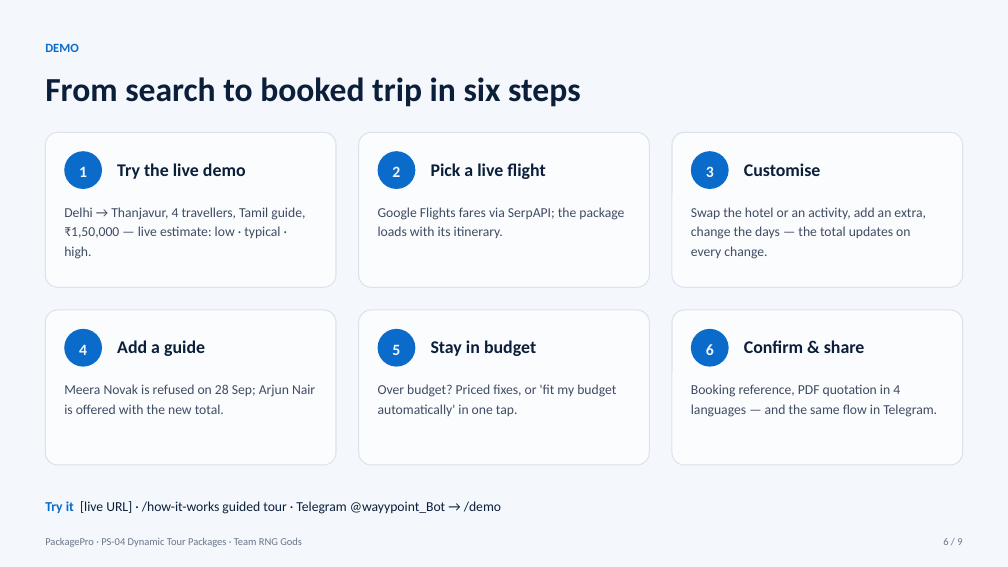
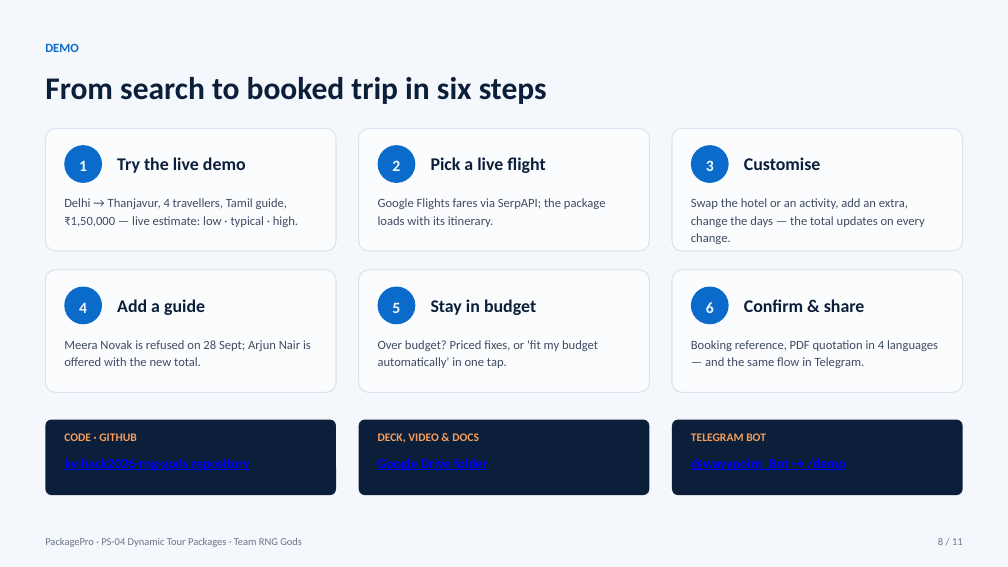
Before and after one commit to siddhartha0132/packagepro-best, a slide deck: slide 8 of docs/pitch/PackagePro-PS04.pptx (slide 6 before the commit). Drawn at 1008x567 pixels with LibreOffice and Linux fonts; fonts in the diff are those of the drawing. Boxes give left, top, right and bottom in pixels: in the first picture for what was removed or moved away, otherwise in the second. Text is boxed around its words. In the diff, an @@ line names an element or a change of style, - is before the commit and + after.

Commit message:
Pitch deck v2: 11 slides with real app screenshots (guide refusal, swaps, recommendations, budget fixes), Drive/GitHub/Telegram links

```diff
--- a/docs/pitch/PackagePro-PS04.pptx
+++ b/docs/pitch/PackagePro-PS04.pptx
@@ text "From search to booked trip ..." at (45, 77, 547, 104): size 32 to 30 pt @@
@@ rounded rectangle: place and size @@
-rounded rectangle at (45, 132, 336, 287)
+rounded rectangle at (45, 129, 336, 251)
@@ rounded rectangle: place and size @@
-rounded rectangle at (358, 132, 649, 287)
+rounded rectangle at (358, 129, 649, 251)
@@ rounded rectangle: place and size @@
-rounded rectangle at (672, 132, 963, 287)
+rounded rectangle at (672, 129, 963, 251)
@@ 6 texts, 3 ellipses: place and size @@
-6 texts, 3 ellipses at (64, 151, 821, 189)
+6 texts, 3 ellipses at (64, 145, 821, 183)
@@ text "Delhi → Thanjavur, 4 travellers, ...": place and size @@
-text "Delhi → Thanjavur, 4 travellers, ..." at (64, 207, 305, 259)
+text "Delhi → Thanjavur, 4 travellers, ..." at (64, 198, 298, 227)
@@ text "Google Flights fares via SerpAPI; ...": place and size @@
-text "Google Flights fares via SerpAPI; ..." at (378, 207, 624, 238)
+text "Google Flights fares via SerpAPI; ..." at (378, 198, 606, 227)
@@ text "Swap the hotel or an ...": place and size @@
-text "Swap the hotel or an ..." at (691, 207, 925, 259)
+text "Swap the hotel or an ..." at (691, 198, 925, 244)
@@ rounded rectangle: place and size @@
-rounded rectangle at (45, 310, 336, 465)
+rounded rectangle at (45, 270, 336, 392)
@@ rounded rectangle: place and size @@
-rounded rectangle at (358, 310, 649, 465)
+rounded rectangle at (358, 270, 649, 392)
@@ rounded rectangle: place and size @@
-rounded rectangle at (672, 310, 963, 465)
+rounded rectangle at (672, 270, 963, 392)
@@ 6 texts, 3 ellipses: place and size @@
-6 texts, 3 ellipses at (64, 329, 865, 367)
+6 texts, 3 ellipses at (64, 287, 865, 324)
@@ text at (64, 340, 311, 366): text changed; size 13 to 12 pt @@
-Meera Novak is refused on 28 Sep; Arjun Nair is offered with the new total.
+Meera Novak is refused on 28 Sept; Arjun Nair is offered with the new total.
@@ text "Over budget? Priced fixes, or ...": place and size @@
-text "Over budget? Priced fixes, or ..." at (378, 384, 616, 416)
+text "Over budget? Priced fixes, or ..." at (378, 340, 598, 368)
@@ size 13 to 12 pt; line spacing 1.2 to 1.15 in 5 elements at (64, 198, 298, 227), (378, 198, 606, 227), (691, 198, 925, 244), (378, 340, 598, 368), (691, 340, 938, 368) @@
@@ text "Booking reference, PDF quotation in ...": place and size @@
-text "Booking reference, PDF quotation in ..." at (691, 384, 937, 417)
+text "Booking reference, PDF quotation in ..." at (691, 340, 938, 368)
@@ rounded rectangle added at (45, 420, 336, 495), fill #0B1F3A @@
@@ text added at (64, 433, 137, 441), 11 pt, text #F59E5B, bold @@
+CODE · GITHUB
@@ rounded rectangle added at (358, 420, 649, 495), fill #0B1F3A @@
@@ text added at (378, 433, 479, 443), 11 pt, text #F59E5B, bold @@
+DECK, VIDEO & DOCS
@@ rounded rectangle added at (672, 420, 963, 495), fill #0B1F3A @@
@@ text added at (691, 433, 766, 441), 11 pt, text #F59E5B, bold @@
+TELEGRAM BOT
@@ text added at (64, 458, 249, 471), 13 pt, text #0000FF, bold, underline @@
+kv-hack2026-rng-gods repository
@@ text added at (378, 458, 488, 471), 13 pt, text #0000FF, bold, underline @@
+Google Drive folder
@@ text added at (691, 458, 845, 470), 13 pt, text #0000FF, bold, underline @@
+@wayypoint_Bot → /demo
@@ text removed at (45, 501, 501, 514) @@
-Try it [live URL] · /how-it-works guided tour · Telegram @wayypoint_Bot → /demo
@@ text at (938, 538, 963, 545): text changed @@
-6 / 9
+8 / 11
```
Also in this commit, not shown: 8 other slides changed, 2 slides added, 7 other files.
